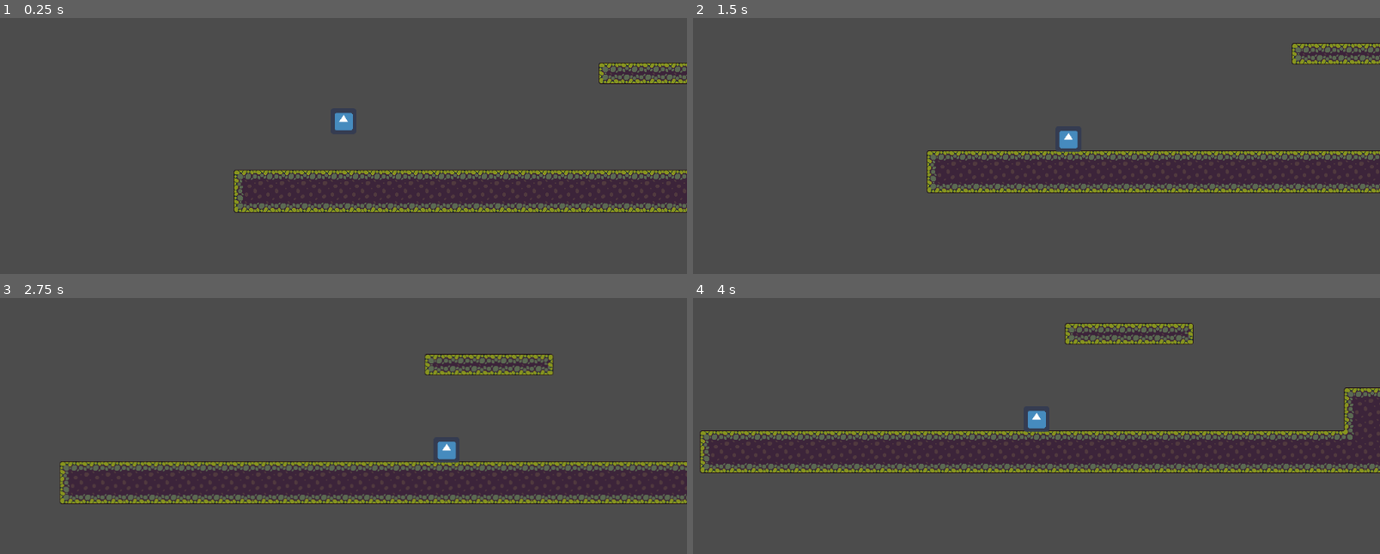
Above: before the commit, frames 1-4 (two rows, left to right).
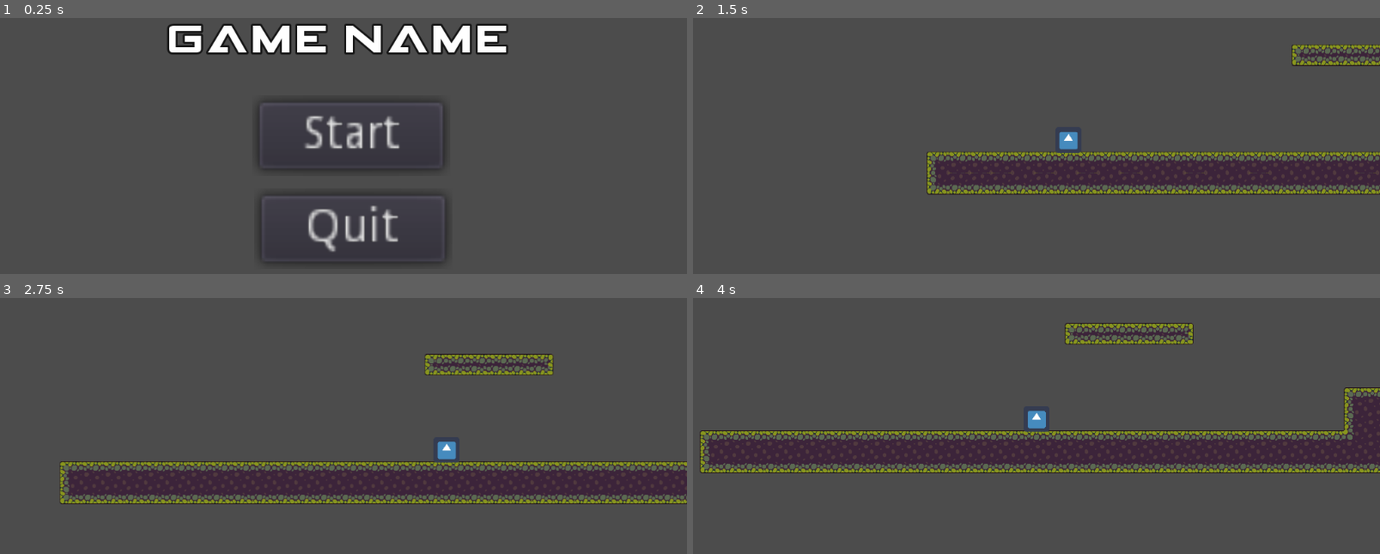
Above: after the commit, the same moments.

Repository: lasive/roots
Game: Godot game, scene res://Menu.tscn
The game is run twice, just before and just after one commit, with the same random seed, the same clock (stepped at 60 frames per second) and the same inputs. Before the commit the project starts from res://MainScene.tscn. The engine's default icon, where the game draws it, is replaced by a stand-in: a white triangle on a blue panel in a dark square.
Inputs (mouse positions are in pixels of both pictures, inside the frame that each line leads up to):
- Up to frame 1 (0.25 s): no input
- Up to frame 2 (1.5 s): click (1043, 135) at 0.5 s, where only the run after the commit has a clickable "Start"; hold Right (move_right) from 1.28 s (still down)
- Up to frame 3 (2.75 s): keep holding Right (move_right); tap Up (jump) at 1.52, 2.27 s
- Up to frame 4 (4 s): release Right (move_right) at 2.78 s; hold Left (move_left) 2.78-3.53 s; hold Right (move_right) from 3.53 s (still down); tap Up (jump) at 3.77 s

The runs differ from the first frame. In frame 1, 16% of the frame differs, in the area x 24-100%, y 2-96%; in frame 2, 4.0%; in frame 3, less than 0.1%; in frame 4, less than 0.1%.

Commit message:
eh

Diff:
--- /dev/null
+++ b/HUD/HUD.gd
@@ -0,0 +1,13 @@
+extends Node2D
+
+
+
+func _on_StartButton_pressed():
+	print("k")
+	get_tree().change_scene("res://MainScene.tscn")
+
+
+
+
+func _on_BackButton_pressed():
+	get_tree().quit()
--- /dev/null
+++ b/HUD/HUD.tres
@@ -0,0 +1,9 @@
+[gd_resource type="DynamicFont" load_steps=2 format=2]
+
+[ext_resource path="res://GameCube.ttf" type="DynamicFontData" id=1]
+
+[resource]
+size = 50
+outline_size = 3
+outline_color = Color( 0.0901961, 0.0901961, 0.0901961, 1 )
+font_data = ExtResource( 1 )
--- /dev/null
+++ b/HUD/HUD.tscn
@@ -0,0 +1,6 @@
+[gd_scene load_steps=2 format=2]
+
+[ext_resource path="res://HUD/HUD.gd" type="Script" id=1]
+
+[node name="HUD" type="CanvasLayer"]
+script = ExtResource( 1 )
--- /dev/null
+++ b/Menu.tscn
@@ -0,0 +1,35 @@
+[gd_scene load_steps=3 format=2]
+
+[ext_resource path="res://HUD/HUD.tres" type="DynamicFont" id=1]
+[ext_resource path="res://HUD/HUD.gd" type="Script" id=2]
+
+[node name="Node2D" type="Node2D"]
+script = ExtResource( 2 )
+
+[node name="YourScore" type="Label" parent="."]
+margin_left = 226.0
+margin_top = 178.0
+margin_right = 790.0
+margin_bottom = 248.0
+custom_fonts/font = ExtResource( 1 )
+text = "GAME NAME"
+align = 1
+
+[node name="StartButton" type="Button" parent="."]
+margin_left = 386.0
+margin_top = 305.0
+margin_right = 441.0
+margin_bottom = 325.0
+rect_scale = Vector2( 5, 5 )
+text = "Start"
+
+[node name="BackButton" type="Button" parent="."]
+margin_left = 389.0
+margin_top = 444.0
+margin_right = 444.0
+margin_bottom = 464.0
+rect_scale = Vector2( 5, 5 )
+text = "Quit"
+
+[connection signal="pressed" from="StartButton" to="." method="_on_StartButton_pressed"]
+[connection signal="pressed" from="BackButton" to="." method="_on_BackButton_pressed"]
--- a/project.godot
+++ b/project.godot
@@ -11,7 +11,7 @@
 [application]
 
 config/name="Roots"
-run/main_scene="res://MainScene.tscn"
+run/main_scene="res://Menu.tscn"
 config/icon="res://icon.png"
 
 [input]
@@ -19,16 +19,24 @@
 move_right={
 "deadzone": 0.5,
 "events": [ Object(InputEventKey,"resource_local_to_scene":false,"resource_name":"","device":0,"alt":false,"shift":false,"control":false,"meta":false,"command":false,"pressed":false,"scancode":16777233,"physical_scancode":0,"unicode":0,"echo":false,"script":null)
+, Object(InputEventKey,"resource_local_to_scene":false,"resource_name":"","device":0,"alt":false,"shift":false,"control":false,"meta":false,"command":false,"pressed":false,"scancode":68,"physical_scancode":0,"unicode":0,"echo":false,"script":null)
  ]
 }
 move_left={
 "deadzone": 0.5,
 "events": [ Object(InputEventKey,"resource_local_to_scene":false,"resource_name":"","device":0,"alt":false,"shift":false,"control":false,"meta":false,"command":false,"pressed":false,"scancode":16777231,"physical_scancode":0,"unicode":0,"echo":false,"script":null)
+, Object(InputEventKey,"resource_local_to_scene":false,"resource_name":"","device":0,"alt":false,"shift":false,"control":false,"meta":false,"command":false,"pressed":false,"scancode":65,"physical_scancode":0,"unicode":0,"echo":false,"script":null)
  ]
 }
 jump={
 "deadzone": 0.5,
 "events": [ Object(InputEventKey,"resource_local_to_scene":false,"resource_name":"","device":0,"alt":false,"shift":false,"control":false,"meta":false,"command":false,"pressed":false,"scancode":16777232,"physical_scancode":0,"unicode":0,"echo":false,"script":null)
+, Object(InputEventKey,"resource_local_to_scene":false,"resource_name":"","device":0,"alt":false,"shift":false,"control":false,"meta":false,"command":false,"pressed":false,"scancode":87,"physical_scancode":0,"unicode":0,"echo":false,"script":null)
+ ]
+}
+plant={
+"deadzone": 0.5,
+"events": [ Object(InputEventKey,"resource_local_to_scene":false,"resource_name":"","device":0,"alt":false,"shift":false,"control":false,"meta":false,"command":false,"pressed":false,"scancode":69,"physical_scancode":0,"unicode":0,"echo":false,"script":null)
  ]
 }
 
Not shown, changed: .mono/metadata/ide_messaging_meta.txt
Binary file added: GameCube.ttf
